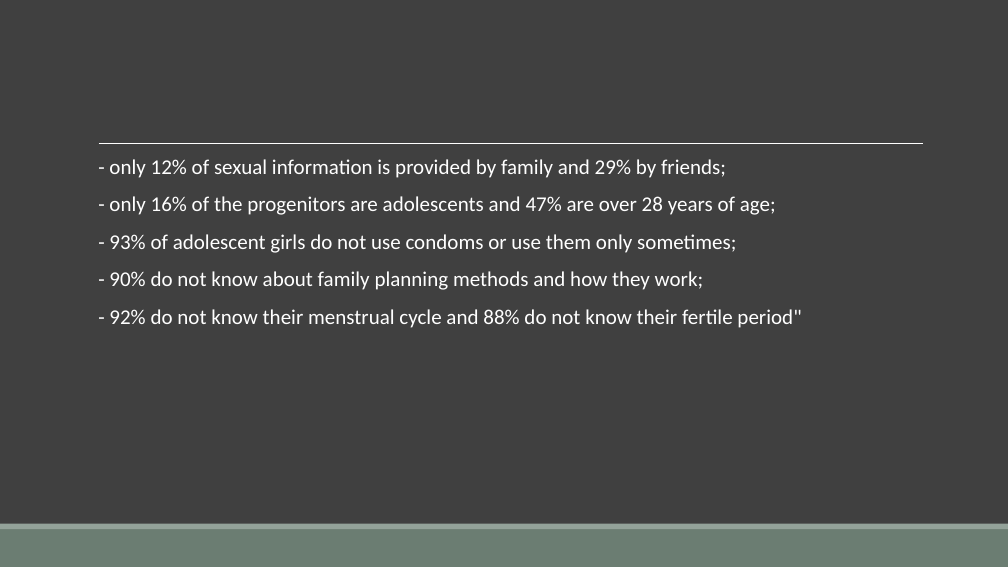
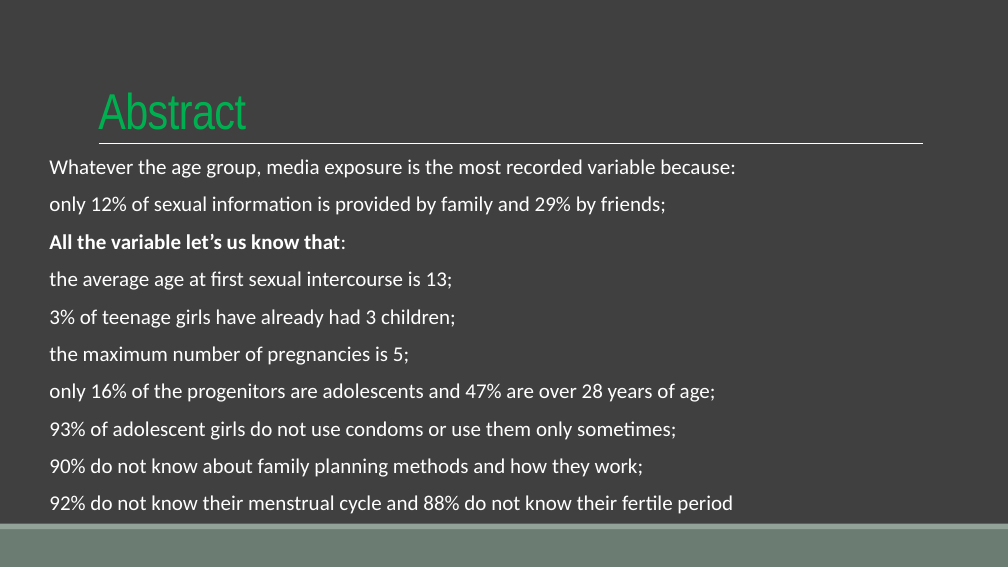
Before and after one commit to Maickery/Child_of_change, a slide deck: slide 14 of Result/Presentation.pptx. Drawn at 1008x567 pixels with LibreOffice and Linux fonts; fonts in the diff are those of the drawing. Boxes give left, top, right and bottom in pixels: in the first picture for what was removed or moved away, otherwise in the second. Text is boxed around its words. In the diff, an @@ line names an element or a change of style, - is before the commit and + after.

```diff
--- a/Result/Presentation.pptx
+++ b/Result/Presentation.pptx
@@ title added at box(98, 92, 246, 130), 48 pt, text #00B050 @@
+Abstract
@@ text at box(49, 159, 736, 514): text changed @@
-  - only 12% of sexual information is provided by family and 29% by friends;
-  - only 16% of the progenitors are adolescents and 47% are over 28 years of age;
-  - 93% of adolescent girls do not use condoms or use them only sometimes;
-  - 90% do not know about family planning methods and how they work;
-  - 92% do not know their menstrual cycle and 88% do not know their fertile period"
+  Whatever the age group, media exposure is the most recorded variable because:
+  only 12% of sexual information is provided by family and 29% by friends;
+  All the variable let’s us know that:
+  the average age at first sexual intercourse is 13;
+  3% of teenage girls have already had 3 children;
+  the maximum number of pregnancies is 5;
+  only 16% of the progenitors are adolescents and 47% are over 28 years of age;
+  93% of adolescent girls do not use condoms or use them only sometimes;
+  90% do not know about family planning methods and how they work;
+  92% do not know their menstrual cycle and 88% do not know their fertile period
```
Also in this commit, not shown: 1 other slide changed, 5 slides added, 2 slides removed, 4 other files.
